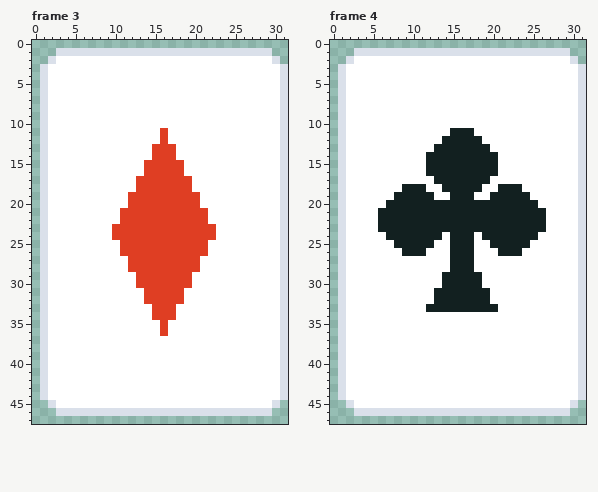
Two states of a pixel-art file, BossRushGame/Assets/Art/Sprites/PokerBoss/Card.aseprite. This is how it looked before the edit.
32x48 pixels, 5 frames. Shown: frame 3, frame 4. The commit also changed other frames, which this record leaves out.
After the commit:
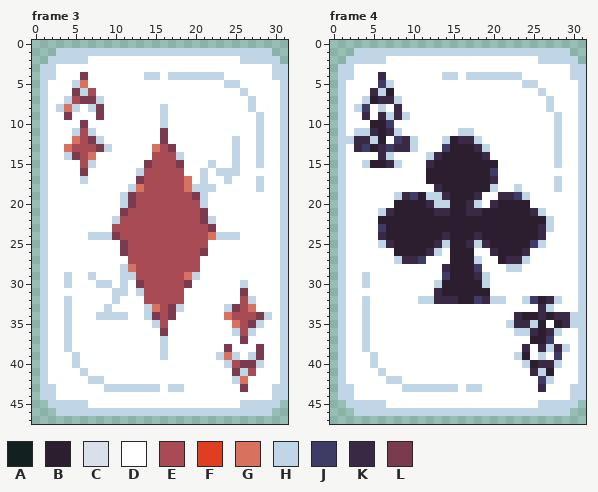
Palette (. is transparent): A #122020  B #2d1e2f  C #dae0ea  D #ffffff  E #a94b54  F #df3e23  G #d8725e  H #c0d6e7  J #3e3b66  K #392945  L #7a3b4f
From old to new:
Changed rows in their new state; - is an unchanged pixel.
Frame 3:
first column x 1:
 1 --HHHHHHHHHHHHHHHHHHHHHHHHHHH--
 2 -HHHHH-------------------HHHHH-
 3 HH---------------------------HH
 4 HH---L-------HH-HHHHHHH------HH
 5 H---HG-----------------HH-----H
 6 H---LHE------------------H----H
 7 H--HELLH------------------H---H
 8 H-HGH-HL-------H----------H---H
 9 H--L---L-------H-----------H--H
10 H----L---------H-----------H--H
11 H---HEH--------L-----------H--H
12 H---GELH-------L--------H--H--H
13 H--GEEELH-----GEL-------H--H--H
14 H--HLEG-------EEEH------H--H--H
15 H----EH------LEEEL---H--H--H--H
16 H----L------HEEEEE--H-HHH-----H
17 H----H------LEEEEEG-H--H---H--H
18 H----------HGEEEEEGHHH-----H--H
19 H---------HLEEEEEEELH---------H
20 H---------HLEEEEEEEEH---------H
21 H---------LEEEEEEEEEL---------H
22 H--------HEEEEEEEEEELH--------H
23 H--------EEEEEEEEEEEEL--------H
24 H-----HHHLEEEEEEEEEEEGHHH-----H
25 H---------LEEEEEEEEEE---------H
26 H---------LEEEEEEEEEL---------H
27 H----------EEEEEEEEE----------H
28 H---------HGEEEEEEEE----------H
29 H--H--H---HHEEEEEEGH----------H
30 H--H---HH-H-LEEEEEL------H----H
31 H--------HH-HEEEEE-------L----H
32 H--H-----H---EEEEE-------EH---H
33 H--H----H----HGELH-----HLEG---H
34 H--H---HHHH--HLEL------GEEELH-H
35 H--H----------HE--------GELH--H
36 H--H-----------L--------HEH---H
37 H--H-----------H---------L----H
38 H--H-----------H-------L---L--H
39 H---H----------H------HGH-HL--H
40 H---H------------------HELLH--H
41 H----H------------------LHE---H
42 H-----HH----------------HG----H
43 HH------HHHHHHH-HH-------L---HH
44 HH---------------------------HH
45 -HHHHH-------------------HHHHH-
46 --HHHHHHHHHHHHHHHHHHHHHHHHHHH--
Frame 4:
first column x 1:
 1 --HHHHHHHHHHHHHHHHHHHHHHHHHHH--
 2 -HHHHH-------------------HHHHH-
 3 HH---------------------------HH
 4 HH---K-------HH-HHHHHHH------HH
 5 H----JH----------------HH-----H
 6 H---KHB------------------H----H
 7 H--HBKKH------------------H---H
 8 H-HJ-H-K------------------H---H
 9 H--K-KHKH------------------H--H
10 H---BBJ--------------------H--H
11 H-HHKBKH------DHH----------H--H
12 HHKKHB-JKH---HBKKH---------H--H
13 H-KJBKJKKH--DJBBBKH--------H--H
14 H----KH----HKBBBBBKD-------H--H
15 H--HBBKH---KBBBBBBBB-------H--H
16 H----------BBBBBBBBJ----------H
17 H----------BBBBBBBBK-------H--H
18 H-------DDD-KBBBBBBHDDH----H--H
19 H------HKJBHHKBBBK-DKKJH------H
20 H-----DBBBBKHHBBKHDKBBBBD-----H
21 H----HKBBBBBKKBBKKBBBBBBKH----H
22 H----BBBBBBBBBBBBBBBBBBBBBH---H
23 H----JBBBBBBBBBBBBBBBBBBBKH---H
24 H----KBBBBBBBKBBBKBBBBBBBK----H
25 H----HKBBBBBKHBBKHKBBBBBJH----H
26 H------BBBBKH-BBB--KBBBK------H
27 H------HKKJ---BBBH--BKKH------H
28 H------------KBBBJ---HH-------H
29 H--H---------JBBBKH-----------H
30 H--H--------HBBBBBH-----------H
31 H-----------KBBBBBB-----------H
32 H--H------HHKKKBBJKHH--HJBKH--H
33 H--H-------DDDDDDDDD-----KH---H
34 H--H------------------KBBKBKKHH
35 H--H-----------------HKKHB-BKHH
36 H--H------------------HHKBKH--H
37 H--H--------------------BBJ---H
38 H--H-------------------K-KHKH-H
39 H---H-----------------HB-H-J--H
40 H---H------------------HBKKH--H
41 H----H------------------KHB---H
42 H-----HH-----------------JH---H
43 HH------HHHHHHH-HH-------K---HH
44 HH---------------------------HH
45 -HHHHH-------------------HHHHH-
46 --HHHHHHHHHHHHHHHHHHHHHHHHHHH--
Changed places in both pictures, as pixel boxes (x1, y1, x2, y2):
changed: (40, 48, 288, 416)
changed: (338, 48, 586, 416)
